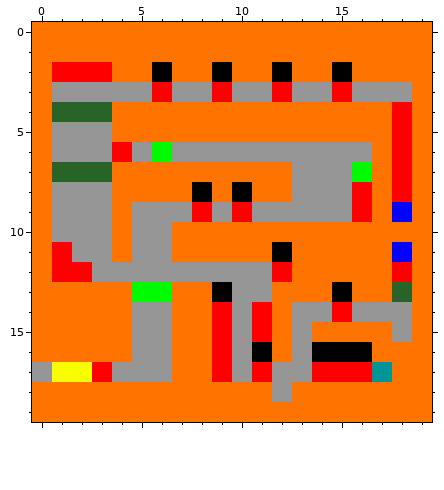
A pixel-art sprite gets an edit: gfx/lvl/level6.png. Above, as it was before the edit.
The file is 20x20 pixels. Colours within 5 levels of each other are drawn and written as one.
After the commit:
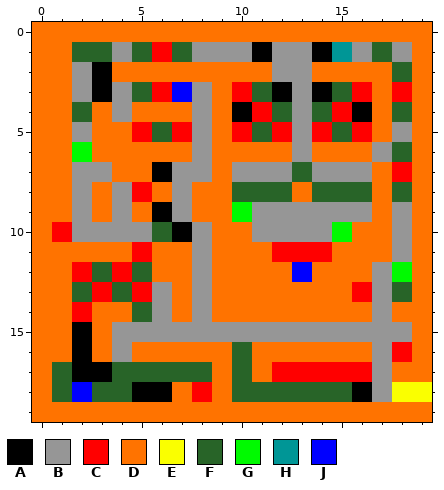
Palette (. is transparent): A #000000  B #969696  C #ff0000  D #ff7300  E #faff00  F #286428  G #00fa00  H #009696  J #0000ff
Diff:
@@ x 0..19 @@
  0 DDDDDDDDDDDDDDDDDDDD
- 1 DDDDDDDDDDDDDDDDDDDD
- 2 DCCCDDADDADDADDADDDD
- 3 DBBBBBCBBCBBCBBCBBBD
- 4 DFFFDDDDDDDDDDDDDDCD
- 5 DBBBDDDDDDDDDDDDDDCD
- 6 DBBBCBGBBBBBBBBBBDCD
- 7 DFFFDDDDDDDDDBBBGDCD
- 8 DBBBDDDDADADDBBBCDCD
- 9 DBBBDBBBCBCBBBBBCDJD
-10 DBBBDBBDDDDDDDDDDDDD
-11 DCBBDBBDDDDDADDDDDJD
-12 DCCBBBBBBBBBCDDDDDCD
-13 DDDDDGGDDABBDDDADDFD
-14 DDDDDBBDDCBCDBBCBBBD
-15 DDDDDBBDDCBCDBDDDDBD
-16 DDDDDBBDDCBADBAAADDD
-17 BEECBBBDDCBCBBCCCHDD
-18 DDDDDDDDDDDDBDDDDDDD
+ 1 DDFFBFCFBBBABBAHBFBD
+ 2 DDBADDDDDDDDBBDDDDFD
+ 3 DDBABFCJBDCFABAFCDCD
+ 4 DDFDBDDDBDACFBFCADFD
+ 5 DDBDDCFCBDCFCBCFCDBD
+ 6 DDGDDDDDBDDDDBDDDBFD
+ 7 DDBBDDABBDBBBFBBBDCD
+ 8 DDBDBCDBDDFFFDFFFDFD
+ 9 DDBDBDABDDGBBBBBBDBD
+10 DCBBBBFABDDBBBBGDDBD
+11 DDDDDCDDBDDDCCCDDDBD
+12 DDCFCFDDBDDDDJDDDBGD
+13 DDFCFCBDBDDDDDDDCBFD
+14 DDCDDFBDBDDDDDDDDBDD
+15 DDADBBBBBBBBBBBBBBBD
+16 DDADBDDDDDFDDDDDDBCD
+17 DFAAFFFFFDFDCCCCCBDD
+18 DFJFFAADCDFFFFFFABEE
 19 DDDDDDDDDDDDDDDDDDDD
Where, in picture pixels (left, top, right, bottom), the same in both pictures:
changed: (32, 42, 432, 402)
